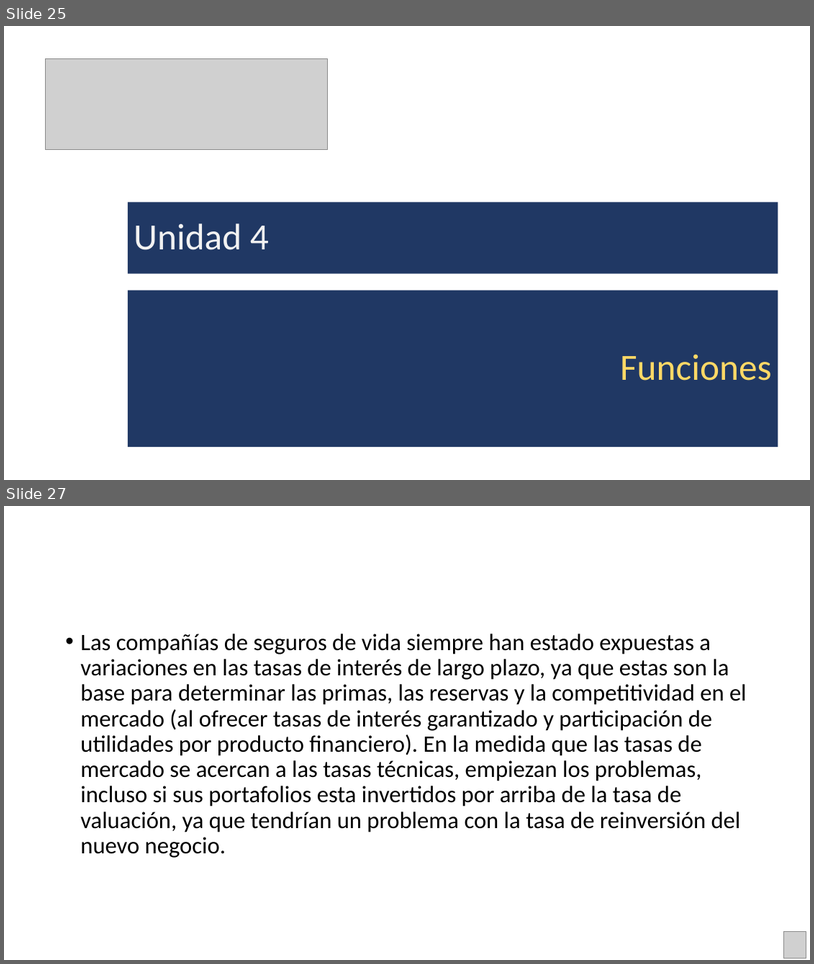
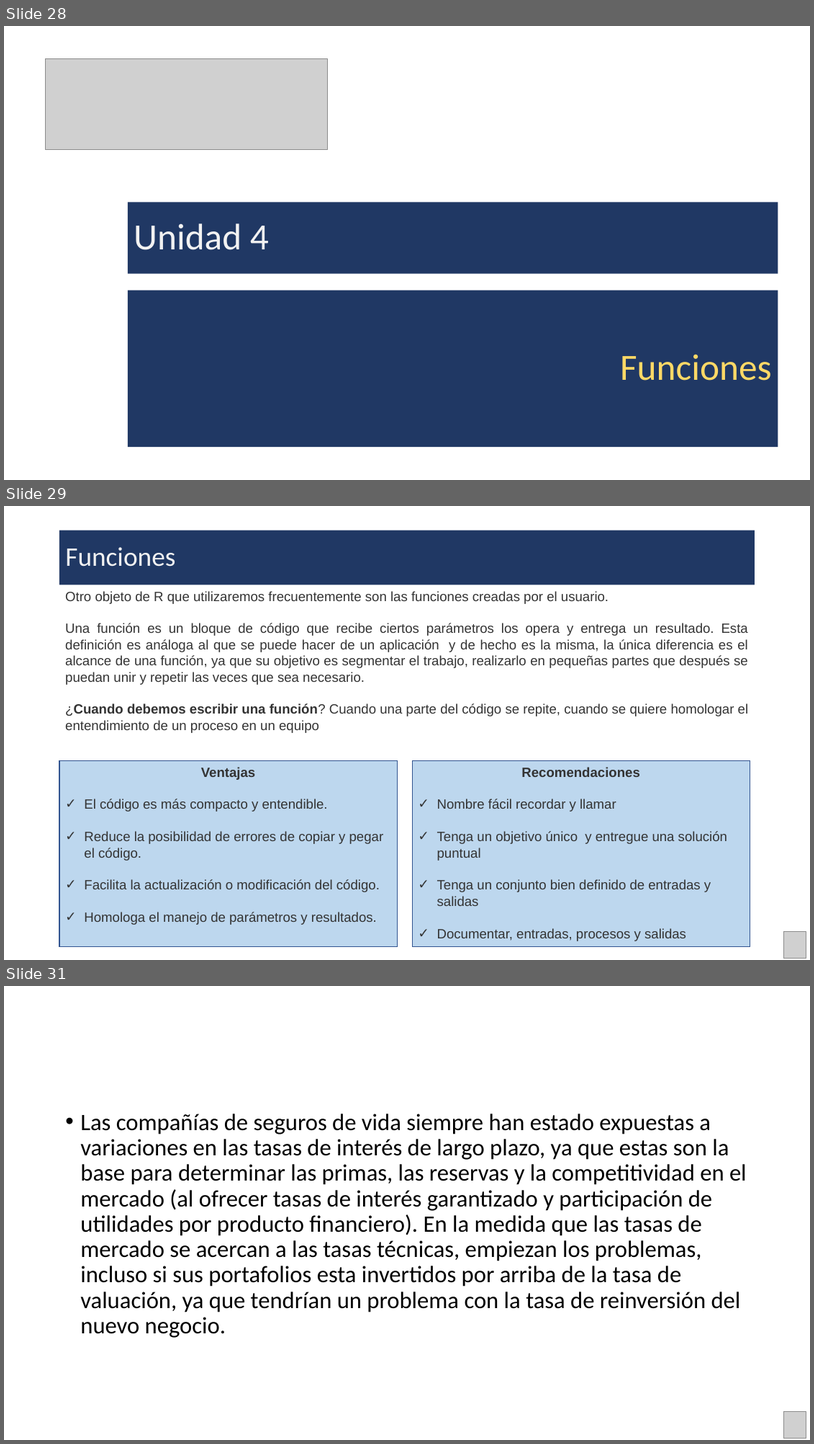
Before and after one commit to DeltaWiseC/PAct01, a slide deck: Presentacion.pptx. Shown one above the other, each under a label of ours: slides 25 and 27 before the commit, slides 28, 29 and 31 after it; the slides between them are not shown. The pictures are 814x964 and 814x1444 pixels, drawn with LibreOffice and Linux fonts; fonts in the diff are those of the drawing; grey boxes stand for pictures. Boxes give left, top, right and bottom in pixels: in the first picture for what was removed or moved away, otherwise in the second. Text is boxed around its words. In the diff, an @@ line names an element or a change of style, - is before the commit and + after.

```diff
--- a/Presentacion.pptx
+++ b/Presentacion.pptx
@@ slide 29 added at box(4, 506, 810, 960), background #FFFFFF @@
@@ title added at box(59, 530, 756, 584), fill #203864, 32 pt, text #F2F2F2 @@
+Funciones
@@ text added at box(65, 591, 748, 733), 16 pt, text #333333 @@
+Otro objeto de R que utilizaremos frecuentemente son las funciones creadas por el usuario.
+Una función es un bloque de código que recibe ciertos parámetros los opera y entrega un resultado. Esta definición es análoga al que se puede hacer de un aplicación y de hecho es la misma, la única diferencia es el alcance de una función, ya que su objetivo es segmentar el trabajo, realizarlo en pequeñas partes que después se puedan unir y repetir las veces que sea necesario.
+¿Cuando debemos escribir una función? Cuando una parte del código se repite, cuando se quiere homologar el entendimiento de un proceso en un equipo
@@ rectangle added at box(59, 761, 398, 947), fill #BDD7EE, outline #325491 1 pt, 16 pt, text #333333 @@
+Ventajas
+✓ El código es más compacto y entendible.
+✓ Reduce la posibilidad de errores de copiar y pegar el código.
+✓ Facilita la actualización o modificación del código.
+✓ Homologa el manejo de parámetros y resultados.
@@ rectangle added at box(412, 761, 751, 947), fill #BDD7EE, outline #325491 1 pt, 16 pt, text #333333 @@
+Recomendaciones
+✓ Nombre fácil recordar y llamar
+✓ Tenga un objetivo único y entregue una solución puntual
+✓ Tenga un conjunto bien definido de entradas y salidas
+✓ Documentar, entradas, procesos y salidas
@@ picture added at box(784, 932, 806, 958) @@
@@ what was slide 25 is now slide 28 @@
@@ what was slide 27 is now slide 31 @@
```
Also in this commit, not shown: 5 slides changed, 6 other slides added, 2 slides removed, 5 other files.
